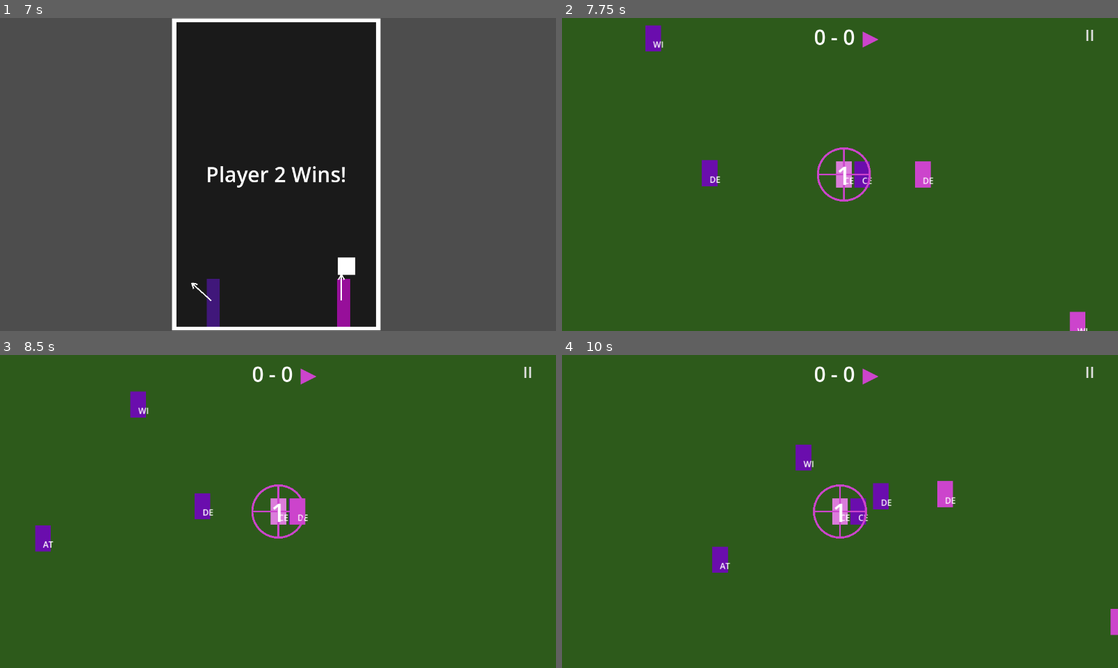
Above: before the commit, frames 1-4 (two rows, left to right).
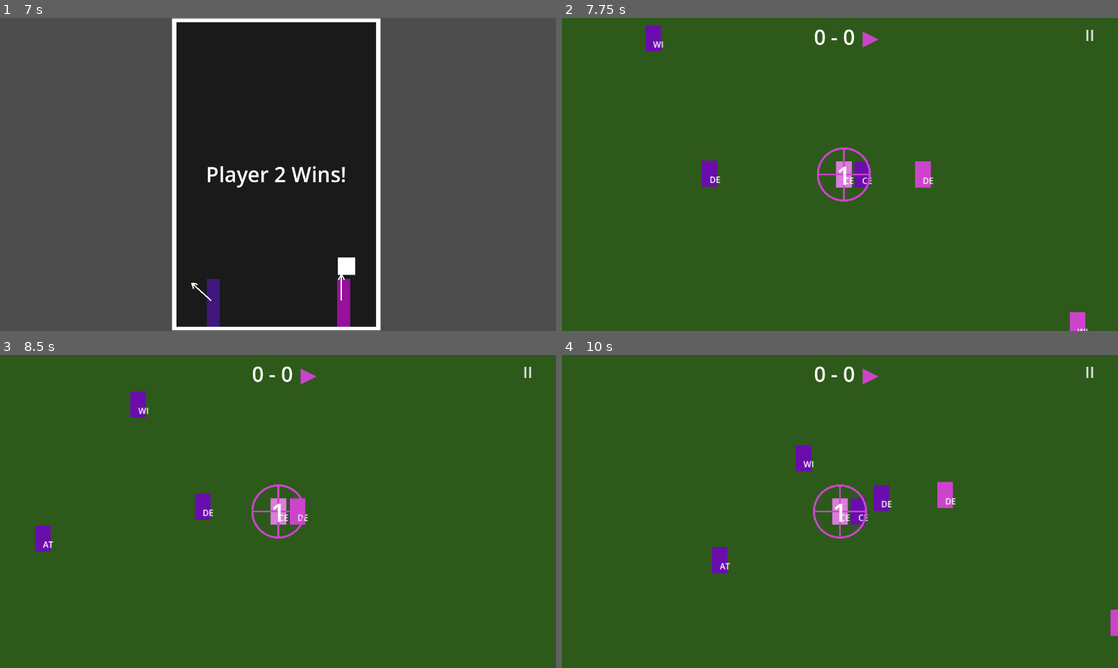
Above: after the commit, the same moments.

Repository: DockerSox/kick-n-catchv3
Game: Godot game, scene res://Scenes/title.tscn
The game is run twice, just before and just after one commit, with the same random seed, the same clock (stepped at 60 frames per second) and the same inputs.
Inputs:
- Up to frame 1 (7 s): click "PLAY" at 0.5 s; click "START GAME" at 1.25 s; tap Enter at 2, 6.5 s; tap Space (p1_kick) at 2.1, 3.6, 5.1, 5.75, 6.6 s; hold A (p1_left) 2.78-3.53 s; tap Keypad Enter (p2_kick) at 2.85, 4.35, 5.85 s; hold A (p1_left) from 5.03 s (still down)
- Up to frame 2 (7.75 s): release A (p1_left) at 7.28 s; tap Keypad Enter (p2_kick) at 7.35 s
- Up to frame 3 (8.5 s): tap Space (p1_kick) at 8.1 s
- Up to frame 4 (10 s): tap Keypad Enter (p2_kick) at 8.85 s; hold A (p1_left) from 9.53 s (still down); tap Space (p1_kick) at 9.6 s

Frame 1 is identical in both runs. In frame 2, less than 0.1% of the frame differs, in the area x 25-95%, y 45-100%; in frame 3, less than 0.1%; in frame 4, 0.2%, in the area x 26-100%, y 28-90%.

Commit message:
test, iterate cycles, tweaking

Diff:
--- a/Scenes/pitch.tscn
+++ b/Scenes/pitch.tscn
@@ -19,16 +19,15 @@
 [node name="PitchLines" type="Node2D" parent="." unique_id=517201835]
 
 [node name="GoalSquareA" type="ColorRect" parent="." unique_id=376480223]
-offset_left = 50.0
 offset_top = 300.0
-offset_right = 250.0
+offset_right = 200.0
 offset_bottom = 600.0
 color = Color(0.53333336, 0.53333336, 1, 0.26666668)
 
 [node name="GoalSquareB" type="ColorRect" parent="." unique_id=1538904152]
-offset_left = 2150.0
+offset_left = 2200.0
 offset_top = 300.0
-offset_right = 2350.0
+offset_right = 2400.0
 offset_bottom = 600.0
 color = Color(1, 0.53333336, 0.53333336, 0.26666668)
 
--- a/Scripts/ball.gd
+++ b/Scripts/ball.gd
@@ -10,7 +10,7 @@
 	area_entered.connect(_on_area_entered)
 
 func _on_area_entered(area: Area2D) -> void:
-	print("area entered: ", area.name, " active=", active)
+	#print("area entered: ", area.name, " active=", active)
 	if active:
 		paddle_hit.emit(area)
 
--- a/Scripts/crosshair.gd
+++ b/Scripts/crosshair.gd
@@ -162,11 +162,36 @@
 
 	var attacking: String = aiming_unit.team
 
-	if units_a_inside.size() > 0 and units_b_inside.size() == 0:
-		pitch.on_kick_resolved("A", position)
-	elif units_b_inside.size() > 0 and units_a_inside.size() == 0:
-		pitch.on_kick_resolved("B", position)
-	elif units_a_inside.size() > 0 and units_b_inside.size() > 0:
+	# Check if only a goalie from one team is inside
+	var a_goalie_only: bool = units_a_inside.size() == 1 and units_a_inside[0].role == "goalie"
+	var b_goalie_only: bool = units_b_inside.size() == 1 and units_b_inside[0].role == "goalie"
+	var a_has_goalie: bool = units_a_inside.any(func(u): return u.role == "goalie")
+	var b_has_goalie: bool = units_b_inside.any(func(u): return u.role == "goalie")
+
+	# Remove goalies from inside arrays for standard resolution
+	var units_a_no_goalie: Array = units_a_inside.filter(func(u): return u.role != "goalie")
+	var units_b_no_goalie: Array = units_b_inside.filter(func(u): return u.role != "goalie")
+
+	# Goal: goalie only in crosshair (no other units)
+	if a_goalie_only and units_b_inside.size() == 0:
+		pitch.on_kick_resolved("A", position, true)
+		return
+	if b_goalie_only and units_a_inside.size() == 0:
+		pitch.on_kick_resolved("B", position, true)
+		return
+
+	# Contest: goalie + other units, or mixed teams
+	# If goalie is in crosshair alongside other units, treat goalie as not present
+	if units_a_no_goalie.size() > 0 and units_b_no_goalie.size() == 0:
+		pitch.on_kick_resolved("A", position, false)
+	elif units_b_no_goalie.size() > 0 and units_a_no_goalie.size() == 0:
+		pitch.on_kick_resolved("B", position, false)
+	elif units_a_no_goalie.size() > 0 and units_b_no_goalie.size() > 0:
+		_trigger_contest(position)
+	elif a_has_goalie and units_b_no_goalie.size() > 0:
+		# Attacker mixed with defending goalie — contest
+		_trigger_contest(position)
+	elif b_has_goalie and units_a_no_goalie.size() > 0:
 		_trigger_contest(position)
 	else:
 		_no_unit_resolution(attacking, position)
--- a/Scripts/pitch.gd
+++ b/Scripts/pitch.gd
@@ -24,7 +24,9 @@
 var runner: Node2D = null
 var dragger: Node2D = null
 var prepper: Node2D = null
-
+var rotation_cooldown: float = 0.0
+
+const ROTATION_COOLDOWN_TIME: float = 2.0
 var attack_update_timer: float = 0.0
 const ATTACK_UPDATE_INTERVAL: float = 0.5
 const CAMERA_SPEED: float = 3.0
@@ -33,14 +35,14 @@
 
 const POSITIONS_A: Dictionary = {
 	"centre":  Vector2(1150, 450),
-	"goalie":  Vector2(150, 450),
+	"goalie":  Vector2(100, 450),    # centre of left goal square
 	"winger":  Vector2(800, 150),
 	"defence": Vector2(900, 450),
 	"attack":  Vector2(600, 450)
 }
 const POSITIONS_B: Dictionary = {
 	"centre":  Vector2(1250, 450),
-	"goalie":  Vector2(2250, 450),
+	"goalie":  Vector2(2300, 450),   # centre of right goal square
 	"winger":  Vector2(1600, 750),
 	"defence": Vector2(1500, 450),
 	"attack":  Vector2(1800, 450)
@@ -351,16 +353,36 @@
 func _check_role_rotation() -> void:
 	if runner == null or prepper == null:
 		return
+
+	if rotation_cooldown > 0.0:
+		rotation_cooldown -= get_process_delta_time()
+
 	var ch_pos: Vector2 = crosshair.position
 	var runner_dist: float = runner.position.distance_to(ch_pos)
 	var prepper_dist: float = prepper.position.distance_to(ch_pos)
-	if prepper_dist < runner_dist:
+	if prepper_dist < runner_dist and rotation_cooldown <= 0.0:
 		on_runner_rotation_needed()
 		return
+
 	attack_update_timer += get_process_delta_time()
 	if attack_update_timer >= ATTACK_UPDATE_INTERVAL:
 		attack_update_timer = 0.0
 		_update_attack_targets()
+
+func on_runner_rotation_needed() -> void:
+	rotation_cooldown = ROTATION_COOLDOWN_TIME
+	var old_runner: Node2D = runner
+	var old_dragger: Node2D = dragger
+	var old_prepper: Node2D = prepper
+	runner = old_prepper
+	dragger = old_runner
+	prepper = old_dragger
+	if dragger != null:
+		var away_dir: Vector2 = (dragger.position - crosshair.position).normalized()
+		if away_dir == Vector2.ZERO:
+			away_dir = Vector2(1.0, 0.0)
+		dragger.position += away_dir * 30.0
+	_update_attack_targets()
 
 func _assign_post_kick_attack_roles(kick_pos: Vector2) -> void:
 	var attacking_units: Array = all_units_a if attacking_team == "A" else all_units_b
@@ -479,6 +501,7 @@
 # --- Public functions called by other nodes ---
 
 func set_aiming_unit(unit: Node2D) -> void:
+	rotation_cooldown = 0.0
 	if aiming_unit != null:
 		aiming_unit.set_as_aiming(false)
 	aiming_unit = unit
@@ -500,19 +523,14 @@
 func update_score() -> void:
 	score_label.text = str(GameState.score_a) + " - " + str(GameState.score_b)
 
-func on_kick_resolved(winning_team: String, resolve_position: Vector2) -> void:
+func on_kick_resolved(winning_team: String, resolve_position: Vector2, is_goal: bool = false) -> void:
 	attacking_team = winning_team
 	GameState.attacking_team = winning_team
 
 	var safe_pos: Vector2 = _safe_resolve_position(resolve_position)
-	var goal_a_rect: Rect2 = _get_goal_rect(goal_square_a)
-	var goal_b_rect: Rect2 = _get_goal_rect(goal_square_b)
-
-	if winning_team == "A" and goal_a_rect.has_point(resolve_position):
-		_score_goal("A")
-		return
-	elif winning_team == "B" and goal_b_rect.has_point(resolve_position):
-		_score_goal("B")
+
+	if is_goal:
+		_score_goal(winning_team)
 		return
 
 	var winning_units: Array = all_units_a if winning_team == "A" else all_units_b
@@ -528,27 +546,41 @@
 	set_aiming_unit(nearest)
 
 func on_kick_launched(kick_pos: Vector2) -> void:
+	# All defenders move toward the kick position
 	var defending_units: Array = all_units_b if attacking_team == "A" else all_units_a
 	for unit in defending_units:
 		if unit.role == "goalie":
 			continue
 		unit.set_attack_role(unit.AttackRole.RUNNER, kick_pos)
-	_assign_post_kick_attack_roles(kick_pos)
-
-func on_runner_rotation_needed() -> void:
-	var old_runner: Node2D = runner
-	var old_dragger: Node2D = dragger
-	var old_prepper: Node2D = prepper
-	runner = old_prepper
-	dragger = old_runner
-	prepper = old_dragger
-	# Nudge new dragger away from crosshair immediately
-	if dragger != null:
-		var away_dir: Vector2 = (dragger.position - crosshair.position).normalized()
-		if away_dir == Vector2.ZERO:
-			away_dir = Vector2(1.0, 0.0)
-		dragger.position += away_dir * 30.0
-	_update_attack_targets()
+
+	# Find nearest attacking unit to crosshair and make them runner
+	var attacking_units: Array = all_units_a if attacking_team == "A" else all_units_b
+	var eligible: Array = attacking_units.filter(
+		func(u): return u != aiming_unit and u.role != "goalie"
+	)
+
+	if eligible.size() > 0:
+		eligible.sort_custom(func(a, b):
+			return a.position.distance_to(kick_pos) < b.position.distance_to(kick_pos)
+		)
+		var nearest: Node2D = eligible[0]
+		# Override to runner without triggering rotation
+		nearest.attack_role = nearest.AttackRole.RUNNER
+		nearest.attack_target = kick_pos
+		nearest.runner_reached = false
+		nearest.runner_timer = 0.0
+
+		# Others move away from kick position
+		for i in range(1, eligible.size()):
+			var unit: Node2D = eligible[i]
+			var away_dir: Vector2 = (unit.position - kick_pos).normalized()
+			if away_dir == Vector2.ZERO:
+				away_dir = Vector2(1, 0)
+			var away_pos: Vector2 = unit.position + away_dir * 300.0
+			away_pos.x = clamp(away_pos.x, 50.0, PITCH_W - 50.0)
+			away_pos.y = clamp(away_pos.y, 50.0, PITCH_H - 50.0)
+			unit.attack_role = unit.AttackRole.DRAGGER
+			unit.attack_target = away_pos
 
 func _update_defender_arrow() -> void:
 	if human_defender == null:
